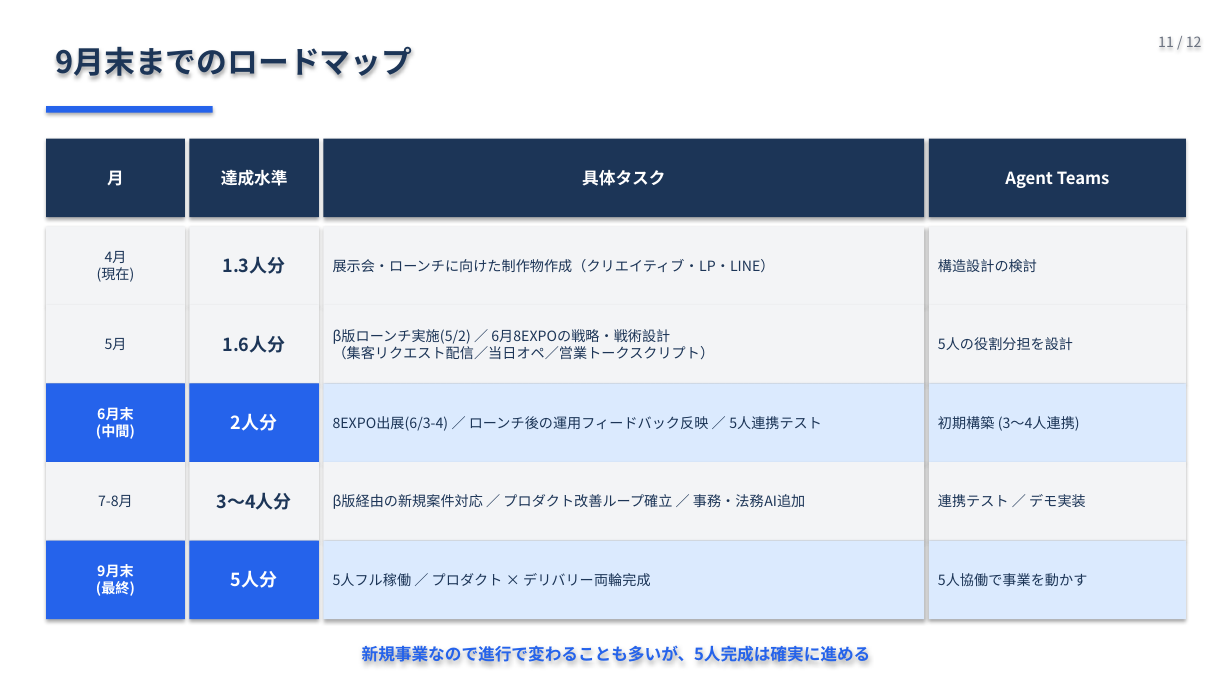
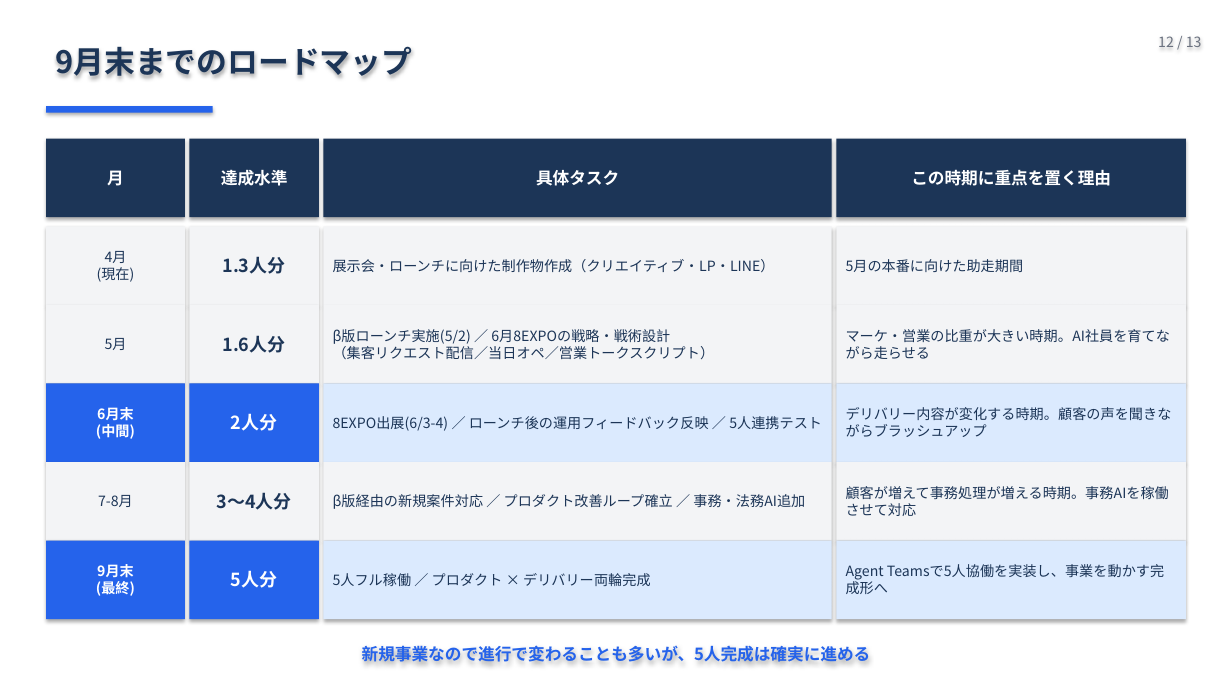
Before and after one commit to Ryunosuke-Okawa/Ryunosuke-n1, a slide deck: slide 12 of strategy/AI社員5人_発表_20260426.pptx (slide 11 before the commit). Drawn at 1232x693 pixels with LibreOffice and Linux fonts; fonts in the diff are those of the drawing. Boxes give left, top, right and bottom in pixels: in the first picture for what was removed or moved away, otherwise in the second. Text is boxed around its words. In the diff, an @@ line names an element or a change of style, - is before the commit and + after.

```diff
--- a/strategy/AI社員5人_発表_20260426.pptx
+++ b/strategy/AI社員5人_発表_20260426.pptx
@@ text at (1158, 36, 1202, 47): text changed @@
-11 / 12
+12 / 13
@@ rectangle "具体タスク": place and size @@
-rectangle "具体タスク" at (323, 139, 924, 217)
+rectangle "具体タスク" at (323, 139, 832, 217)
@@ rectangle "この時期に重点を置く理由": place and size @@
-rectangle "この時期に重点を置く理由" at (929, 139, 1186, 217)
+rectangle "この時期に重点を置く理由" at (836, 139, 1186, 217)
@@ text in rectangle at (911, 169, 1111, 186): text changed @@
-Agent Teams
+この時期に重点を置く理由
@@ rectangle "展示会・ローンチに向けた制作物作成（クリエイティブ・LP・LINE）": place and size @@
-rectangle "展示会・ローンチに向けた制作物作成（クリエイティブ・LP・LINE）" at (323, 226, 924, 305)
+rectangle "展示会・ローンチに向けた制作物作成（クリエイティブ・LP・LINE）" at (323, 226, 832, 305)
@@ rectangle "5月の本番に向けた助走期間": place and size @@
-rectangle "5月の本番に向けた助走期間" at (929, 226, 1186, 305)
+rectangle "5月の本番に向けた助走期間" at (836, 226, 1186, 305)
@@ text in rectangle at (846, 259, 1024, 272): text changed @@
-構造設計の検討
+5月の本番に向けた助走期間
@@ rectangle "β版ローンチ実施(5/2) ／ 6月8EXPOの戦略・戦術設計": place and size @@
-rectangle "β版ローンチ実施(5/2) ／ 6月8EXPOの戦略・戦術設計" at (323, 305, 924, 384)
+rectangle "β版ローンチ実施(5/2) ／ 6月8EXPOの戦略・戦術設計" at (323, 305, 832, 384)
@@ rectangle "マーケ・営業の比重が大きい時期。AI社員を育てながら走らせる": place and size @@
-rectangle "マーケ・営業の比重が大きい時期。AI社員を育てながら走らせる" at (929, 305, 1186, 384)
+rectangle "マーケ・営業の比重が大きい時期。AI社員を育てながら走らせる" at (836, 305, 1186, 384)
@@ text in rectangle at (846, 329, 1170, 342): text changed @@
-5人の役割分担を設計
+マーケ・営業の比重が大きい時期。AI社員を育てながら走らせる
@@ rectangle "8EXPO出展(6/3-4) ／ ローンチ後の運用フィードバック反映 ／ 5人連携テスト": place and size @@
-rectangle "8EXPO出展(6/3-4) ／ ローンチ後の運用フィードバック反映 ／ 5人連携テスト" at (323, 384, 924, 462)
+rectangle "8EXPO出展(6/3-4) ／ ローンチ後の運用フィードバック反映 ／ 5人連携テスト" at (323, 384, 832, 462)
@@ rectangle "デリバリー内容が変化する時期。顧客の声を聞きながらブラッシュアップ": place and size @@
-rectangle "デリバリー内容が変化する時期。顧客の声を聞きながらブラッシュアップ" at (929, 384, 1186, 462)
+rectangle "デリバリー内容が変化する時期。顧客の声を聞きながらブラッシュアップ" at (836, 384, 1186, 462)
@@ text in rectangle at (846, 407, 1172, 437): text changed @@
-初期構築 (3〜4人連携)
+デリバリー内容が変化する時期。顧客の声を聞きながらブラッシュアップ
@@ rectangle "β版経由の新規案件対応 ／ プロダクト改善ループ確立 ／ 事務・法務AI追加": place and size @@
-rectangle "β版経由の新規案件対応 ／ プロダクト改善ループ確立 ／ 事務・法務AI追加" at (323, 462, 924, 541)
+rectangle "β版経由の新規案件対応 ／ プロダクト改善ループ確立 ／ 事務・法務AI追加" at (323, 462, 832, 541)
@@ rectangle "顧客が増えて事務処理が増える時期。事務AIを稼働させて対応": place and size @@
-rectangle "顧客が増えて事務処理が増える時期。事務AIを稼働させて対応" at (929, 462, 1186, 541)
+rectangle "顧客が増えて事務処理が増える時期。事務AIを稼働させて対応" at (836, 462, 1186, 541)
@@ text in rectangle at (846, 486, 1169, 499): text changed @@
-連携テスト ／ デモ実装
+顧客が増えて事務処理が増える時期。事務AIを稼働させて対応
@@ rectangle "5人フル稼働 ／ プロダクト × デリバリー両輪完成": place and size @@
-rectangle "5人フル稼働 ／ プロダクト × デリバリー両輪完成" at (323, 541, 924, 619)
+rectangle "5人フル稼働 ／ プロダクト × デリバリー両輪完成" at (323, 541, 832, 619)
@@ rectangle "Agent Teamsで5人協働を実装し、事業を動かす完成形へ": place and size @@
-rectangle "Agent Teamsで5人協働を実装し、事業を動かす完成形へ" at (929, 541, 1186, 619)
+rectangle "Agent Teamsで5人協働を実装し、事業を動かす完成形へ" at (836, 541, 1186, 619)
@@ text in rectangle at (846, 564, 1164, 594): text changed @@
-5人協働で事業を動かす
+Agent Teamsで5人協働を実装し、事業を動かす完成形へ
```
Also in this commit, not shown: 10 other slides changed, 1 slide added, 1 other file.
